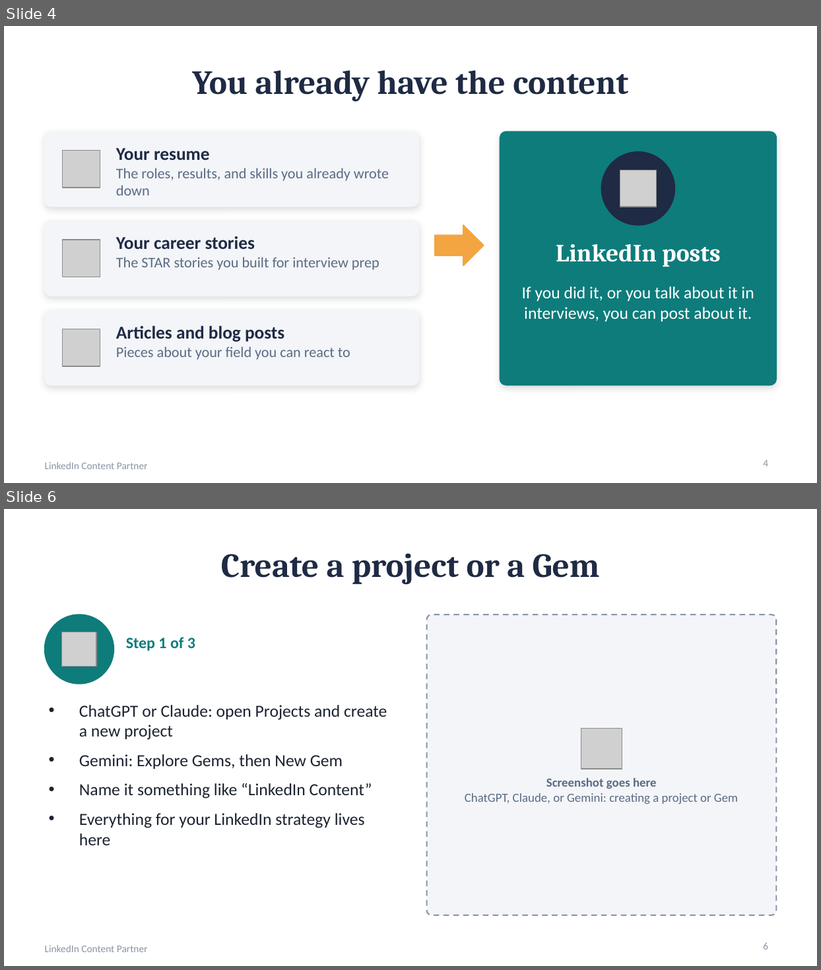
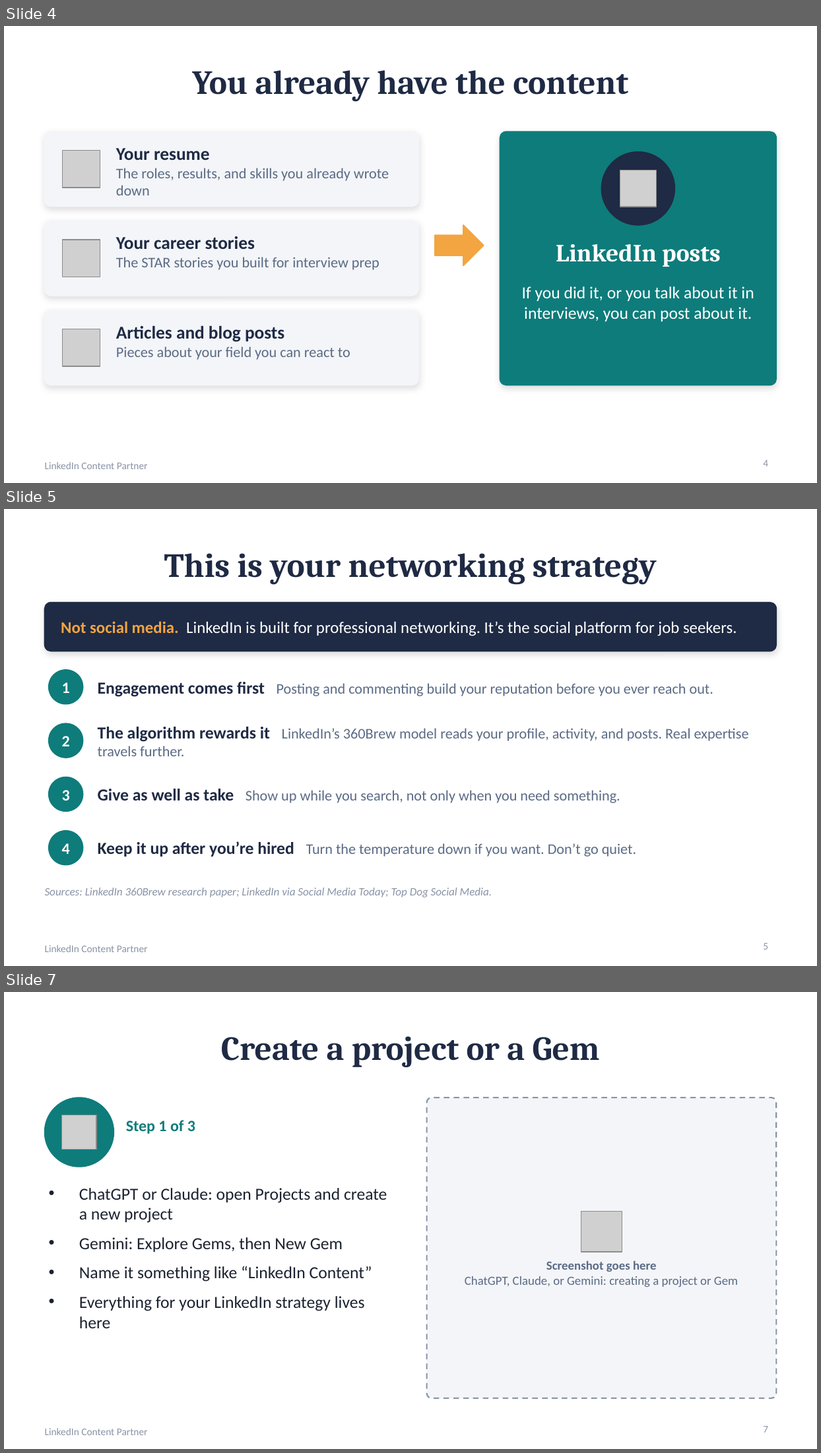
Before and after one commit to crystaljonespmp/LinkedIn-Content-Partner, a slide deck: PowerPoint/LinkedIn-Content-Partner-Setup-Slides.pptx. Shown one above the other, each under a label of ours: slides 4 and 6 before the commit, slides 4, 5 and 7 after it; the slides between them are not shown. The pictures are 821x970 and 821x1453 pixels, drawn with LibreOffice and Linux fonts; fonts in the diff are those of the drawing; grey boxes stand for pictures. Boxes give left, top, right and bottom in pixels: in the first picture for what was removed or moved away, otherwise in the second. Text is boxed around its words. In the diff, an @@ line names an element or a change of style, - is before the commit and + after.

```diff
--- a/PowerPoint/LinkedIn-Content-Partner-Setup-Slides.pptx
+++ b/PowerPoint/LinkedIn-Content-Partner-Setup-Slides.pptx
@@ slide 5 added at (x1=4, y1=509, x2=817, y2=966), background #FFFFFF; not listed: 1 template element that a slide beside it also shows @@
@@ title added at (x1=164, y1=553, x2=657, y2=585), 30 pt, text #1F2A44, bold @@
+This is your networking strategy
@@ rounded rectangle added at (x1=45, y1=603, x2=776, y2=652), fill #1F2A44, outline #1F2A44 1 pt @@
@@ text added at (x1=61, y1=621, x2=737, y2=636), 14.5 pt, text #FFFFFF @@
+Not social media. LinkedIn is built for professional networking. It’s the social platform for job seekers.
@@ ellipse added at (x1=49, y1=670, x2=83, y2=704), fill #0E7C7B, outline #0E7C7B 1 pt @@
@@ text added at (x1=62, y1=683, x2=70, y2=693), 14 pt, text #FFFFFF, bold @@
+1
@@ text added at (x1=98, y1=682, x2=714, y2=697), 13 pt, text #5B6B85 @@
+Engagement comes first Posting and commenting build your reputation before you ever reach out.
@@ ellipse added at (x1=49, y1=723, x2=83, y2=758), fill #0E7C7B, outline #0E7C7B 1 pt @@
@@ text added at (x1=62, y1=736, x2=70, y2=747), 14 pt, text #FFFFFF, bold @@
+2
@@ text added at (x1=98, y1=727, x2=749, y2=757), 13 pt, text #5B6B85 @@
+The algorithm rewards it LinkedIn’s 360Brew model reads your profile, activity, and posts. Real expertise travels further.
@@ ellipse added at (x1=49, y1=778, x2=83, y2=811), fill #0E7C7B, outline #0E7C7B 1 pt @@
@@ text added at (x1=62, y1=790, x2=70, y2=801), 14 pt, text #FFFFFF, bold @@
+3
@@ text added at (x1=98, y1=789, x2=620, y2=803), 13 pt, text #5B6B85 @@
+Give as well as take Show up while you search, not only when you need something.
@@ ellipse added at (x1=49, y1=831, x2=83, y2=865), fill #0E7C7B, outline #0E7C7B 1 pt @@
@@ text added at (x1=62, y1=844, x2=70, y2=854), 14 pt, text #FFFFFF, bold @@
+4
@@ text added at (x1=98, y1=842, x2=636, y2=857), 13 pt, text #5B6B85 @@
+Keep it up after you’re hired Turn the temperature down if you want. Don’t go quiet.
@@ text added at (x1=45, y1=888, x2=492, y2=898), 10 pt, text #8A94A6, italic @@
+Sources: LinkedIn 360Brew research paper; LinkedIn via Social Media Today; Top Dog Social Media.
@@ page number added at (x1=763, y1=943, x2=768, y2=950), 9 pt, text #8A94A6 @@
+5
@@ what was slide 6 is now slide 7 @@
@@ page number at (x1=763, y1=1426, x2=768, y2=1433): text changed @@
-6
+7
```
Also in this commit, not shown: 1 slide changed, 1 other slide added, 3 other files.
